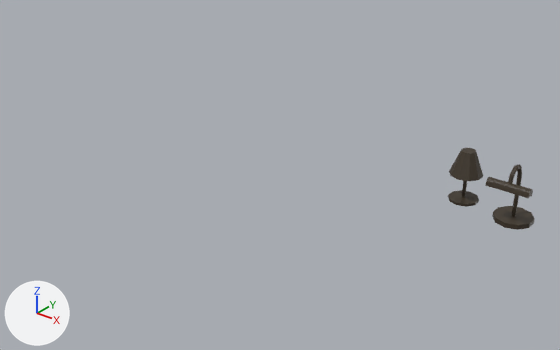
The FBX model ECOE sim/Assets/Art/Environment/Lighting/Lamps.fbx, before and after one commit.
Rendered twice from a 50 mm lens placed at (7.55, -5.01, 3.85), pointed at (2.68, 1.07, 0.08). Arrows for +X, +Y and +Z are at lower left; the lights stay in place. Where no turn or scale is listed for an object, it has been applied to the vertices.

The first picture shows 'BedLamp', 'DeskLamp'.
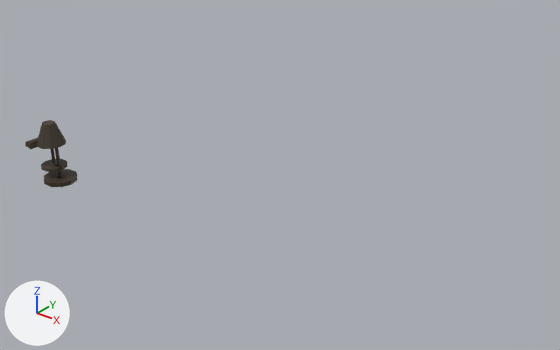
What differs and where, as boxes (x1, y1, x2, y2) in the pictures (560 x 350 px):
'BedLamp', moved
    before: (448, 148, 483, 207)
    after: (37, 120, 68, 172)
'DeskLamp', mesh turned, moved
    before: (485, 164, 535, 230)
    after: (25, 137, 78, 187)

Edits to the bpy script that builds the scene:
```text
Change me_cylinder_028:
    where me_cylinder_028.from_pydata(...)  # 135 vertices, 140 faces; spans x -0.219..0.222, y -0.209..0.3, z -0.37..0.298
    used by ob_desklamp; location = (5.051, 1.856, 0.319)
    me_cylinder_028 part 1: the whole mesh is turned -90 degrees about the z axis through the mesh origin
Change ob_bedlamp:
    ob_bedlamp.location: (4.462, 1.997, 0.183) -> (0.0, 0.0, 0.0)
Change ob_desklamp:
    ob_desklamp.location: (5.051, 1.856, 0.319) -> (0.0, 0.0, 0.0)
```
